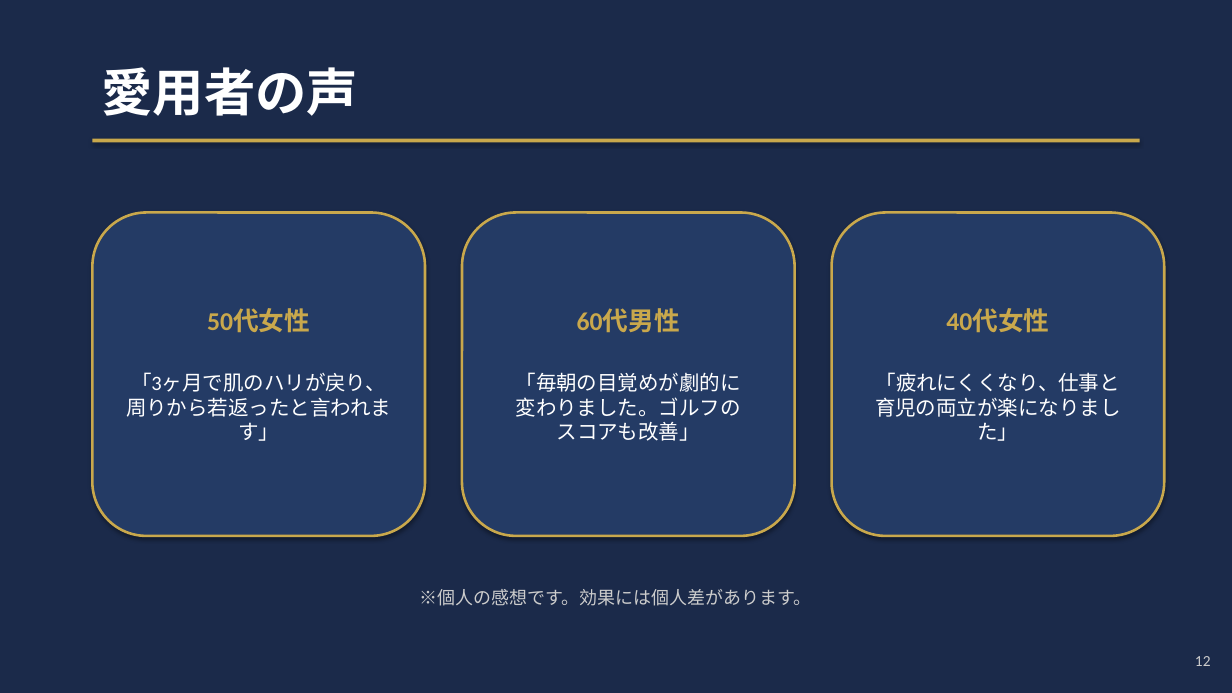
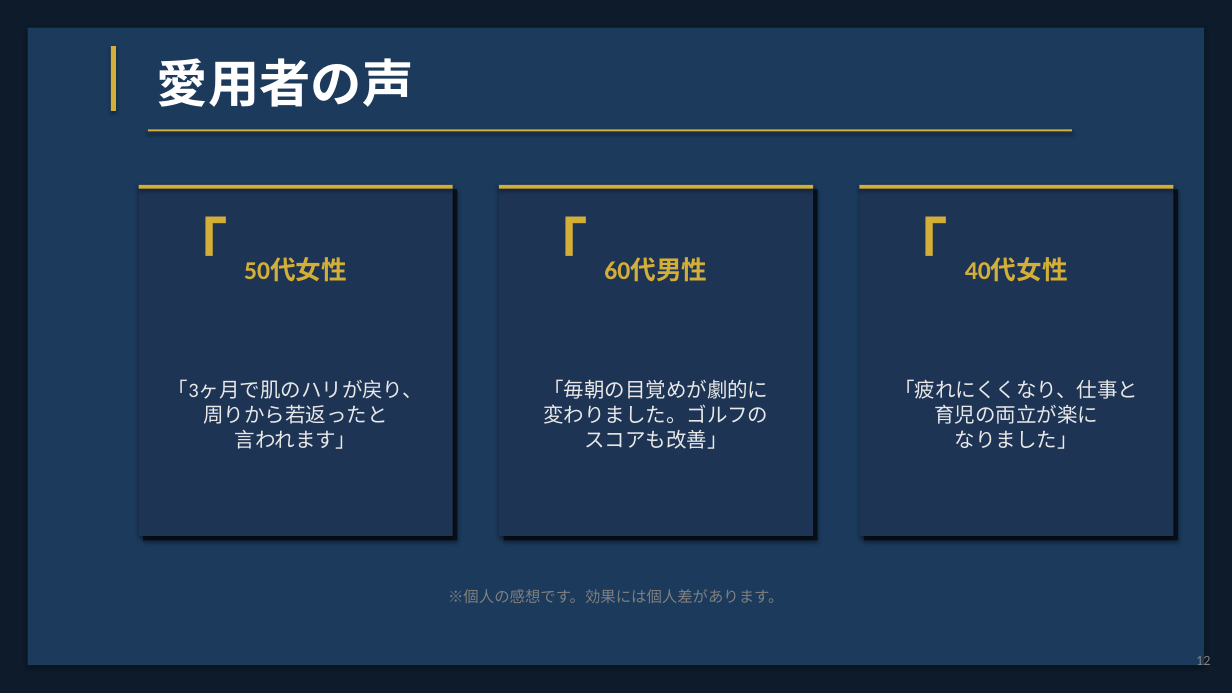
Before and after one commit to office-vonds/noyuto, a slide deck: slide 12 of RIWAY_Presentation.pptx. Drawn at 1232x693 pixels with LibreOffice and Linux fonts; fonts in the diff are those of the drawing. Boxes give left, top, right and bottom in pixels: in the first picture for what was removed or moved away, otherwise in the second. Text is boxed around its words. In the diff, an @@ line names an element or a change of style, - is before the commit and + after.

```diff
--- a/RIWAY_Presentation.pptx
+++ b/RIWAY_Presentation.pptx
@@ rectangle at (0, 0, 1232, 693): fill #1B2A4A to #0D1B2A @@
@@ rectangle added at (28, 28, 1204, 665), fill #1B3A5C @@
@@ rectangle added at (111, 46, 116, 111), fill #D4AF37 @@
@@ text "愛用者の声": place and size @@
-text "愛用者の声" at (101, 67, 357, 116)
+text "愛用者の声" at (157, 58, 413, 107)
@@ rectangle: place and size @@
-rectangle at (92, 139, 1140, 142)
+rectangle at (148, 129, 1072, 131)
@@ rectangle at (148, 129, 1072, 131): fill #C9A84C to #D4AF37 @@
@@ rectangle "「3ヶ月で肌のハリが戻り、 周りから若返ったと 言われます」" at (139, 185, 453, 536): rounded rectangle to rectangle; fill #243B65 to #1E3454; outline #C9A84C 2 pt to none @@
@@ rectangle "「3ヶ月で肌のハリが戻り、 周りから若返ったと 言われます」": place and size @@
-rectangle "「3ヶ月で肌のハリが戻り、 周りから若返ったと 言われます」" at (92, 213, 425, 536)
+rectangle "「3ヶ月で肌のハリが戻り、 周りから若返ったと 言われます」" at (139, 185, 453, 536)
@@ rectangle added at (139, 185, 453, 189), fill #D4AF37 @@
@@ rectangle added at (143, 189, 457, 541), fill #08101A @@
@@ rectangle "「毎朝の目覚めが劇的に 変わりました。ゴルフの スコアも改善」": place and size @@
-rectangle "「毎朝の目覚めが劇的に 変わりました。ゴルフの スコアも改善」" at (462, 213, 795, 536)
+rectangle "「毎朝の目覚めが劇的に 変わりました。ゴルフの スコアも改善」" at (499, 185, 813, 536)
@@ rectangle "「毎朝の目覚めが劇的に 変わりました。ゴルフの スコアも改善」" at (499, 185, 813, 536): text colour #FFFFFF to #E8E8E8; rounded rectangle to rectangle; fill #243B65 to #1E3454; outline #C9A84C 2 pt to none @@
@@ rectangle added at (499, 185, 813, 189), fill #D4AF37 @@
@@ rectangle added at (504, 189, 818, 541), fill #08101A @@
@@ rectangle "「疲れにくくなり、仕事と 育児の両立が楽に なりました」": place and size @@
-rectangle "「疲れにくくなり、仕事と 育児の両立が楽に なりました」" at (832, 213, 1165, 536)
+rectangle "「疲れにくくなり、仕事と 育児の両立が楽に なりました」" at (860, 185, 1174, 536)
@@ rectangle "「疲れにくくなり、仕事と 育児の両立が楽に なりました」" at (860, 185, 1174, 536): rounded rectangle to rectangle; fill #243B65 to #1E3454; outline #C9A84C 2 pt to none @@
@@ rectangle added at (860, 185, 1174, 189), fill #D4AF37 @@
@@ rectangle added at (864, 189, 1178, 541), fill #08101A @@
@@ text added at (166, 216, 228, 256), 48 pt, text #D4AF37, bold @@
+「
@@ text added at (527, 216, 589, 256), 48 pt, text #D4AF37, bold @@
+「
@@ text added at (887, 216, 949, 256), 48 pt, text #D4AF37, bold @@
+「
@@ text added at (244, 258, 347, 282), 20 pt, text #D4AF37, bold @@
+50代女性
@@ text added at (604, 258, 707, 282), 20 pt, text #D4AF37, bold @@
+60代男性
@@ text added at (965, 258, 1068, 282), 20 pt, text #D4AF37, bold @@
+40代女性
@@ text in rectangle at (577, 309, 680, 333): paragraph removed @@
-60代男性
@@ text in rectangle at (168, 379, 423, 449): text changed; text colour #FFFFFF to #E8E8E8 @@
-50代女性
-「3ヶ月で肌のハリが戻り、
-周りから若返ったと言われます」
+「3ヶ月で肌のハリが戻り、
+周りから若返ったと
+言われます」
@@ text in rectangle at (894, 379, 1138, 449): text changed; text colour #FFFFFF to #E8E8E8 @@
-40代女性
-「疲れにくくなり、仕事と
-育児の両立が楽になりました」
+「疲れにくくなり、仕事と
+育児の両立が楽に
+なりました」
@@ text "※個人の感想です。効果には個人差があります。" at (448, 589, 783, 603): size 14 to 12 pt, text colour #CCCCCC to #808080 @@
@@ text "12" at (1196, 653, 1210, 669): size 12 to 11 pt, text colour #CCCCCC to #808080 @@
```
Also in this commit, not shown: 19 other slides changed, 2 other files.
